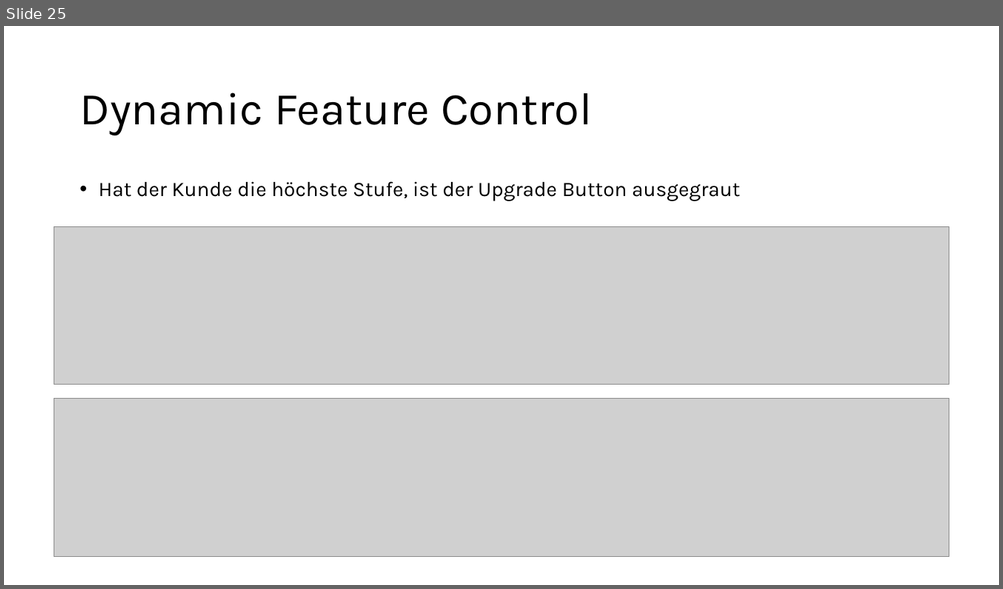
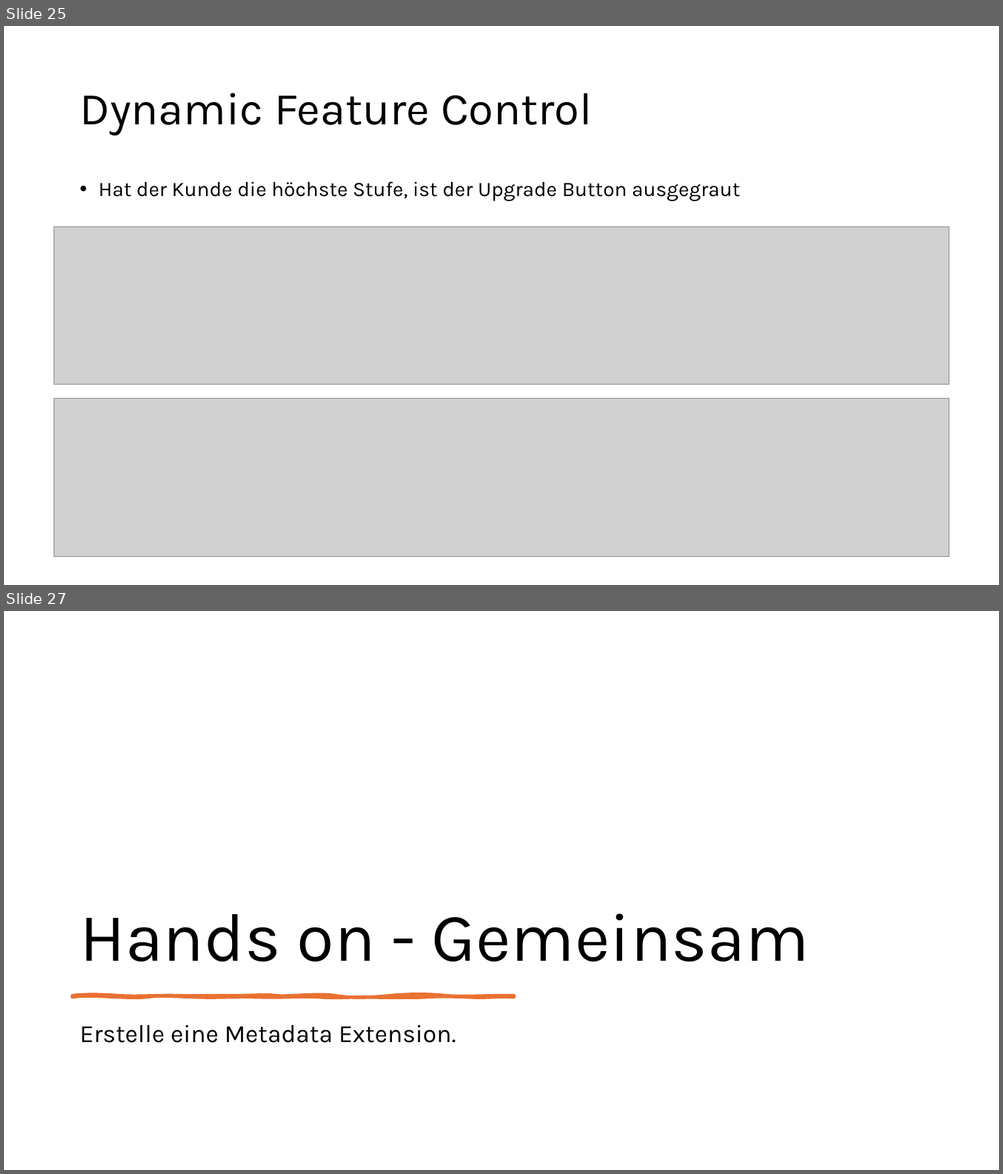
Before and after one commit to DevelopmentBvise/Schulung, a slide deck: RAP Presentationen/RAP_DEMO_DOKU_managed.pptx. Shown one above the other, each under a label of ours: slide 25 before the commit, slides 25 and 27 after it; the slides between them are not shown. The pictures are 1003x589 and 1003x1174 pixels, drawn with LibreOffice and Linux fonts; fonts in the diff are those of the drawing; grey boxes stand for pictures. Boxes give left, top, right and bottom in pixels: in the first picture for what was removed or moved away, otherwise in the second. Text is boxed around its words. In the diff, an @@ line names an element or a change of style, - is before the commit and + after.

```diff
--- a/RAP Presentationen/RAP_DEMO_DOKU_managed.pptx
+++ b/RAP Presentationen/RAP_DEMO_DOKU_managed.pptx
@@ slide 27 added at [4, 611, 999, 1170], background #FFFFFF @@
@@ title added at [79, 914, 809, 962], 66 pt, text #000000 @@
+Hands on - Gemeinsam
@@ freeform shape added at [73, 996, 515, 997], fill #E97132, outline #E97132 3.25 pt @@
@@ text added at [79, 1025, 455, 1043], 24 pt, text #000000 @@
+Erstelle eine Metadata Extension.
```
Also in this commit, not shown: 1 other slide added, 1 other file.
